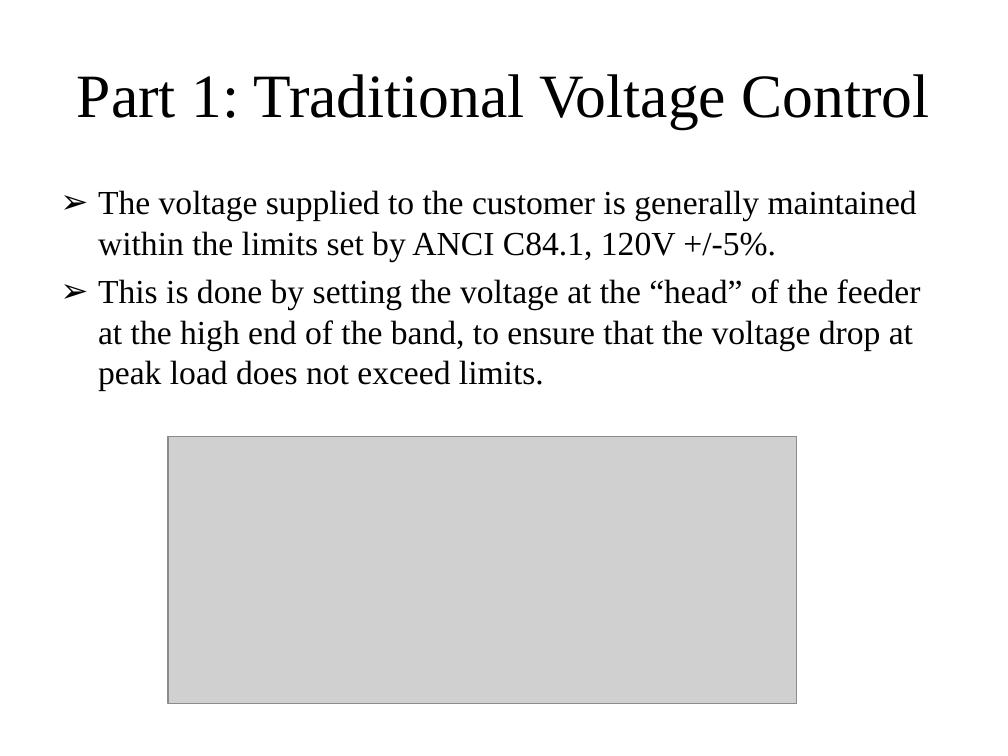
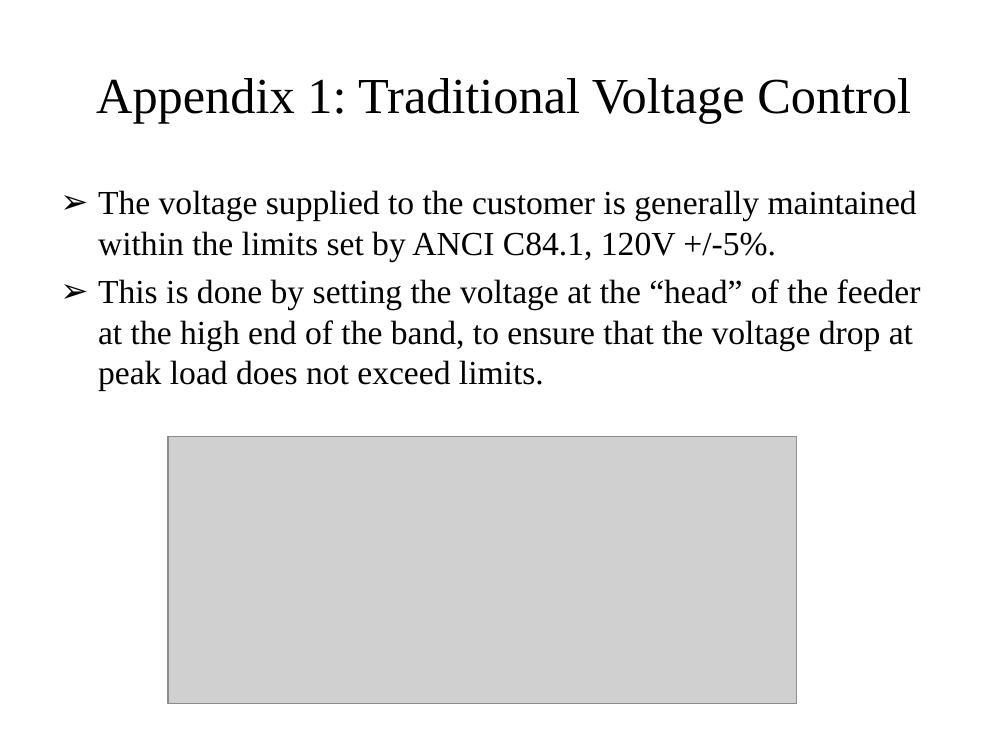
Before and after one commit to gridlab-d/course, a slide deck: slide 37 of Distribution_Analysis_Course/2.0 - CVR.ppt (slide 3 before the commit). Drawn at 1008x756 pixels with LibreOffice and Linux fonts; fonts in the diff are those of the drawing; grey boxes stand for pictures. Boxes give left, top, right and bottom in pixels: in the first picture for what was removed or moved away, otherwise in the second. Text is boxed around its words. In the diff, an @@ line names an element or a change of style, - is before the commit and + after.

```diff
--- a/Distribution_Analysis_Course/2.0 - CVR.ppt
+++ b/Distribution_Analysis_Course/2.0 - CVR.ppt
@@ title at bbox=[96, 78, 911, 123]: text changed; size 44 to 36 pt @@
-Part 1: Traditional Voltage Control
+Appendix 1: Traditional Voltage Control
```
Also in this commit, not shown: 2 other slides changed, 4 slides added, 3 slides removed.
